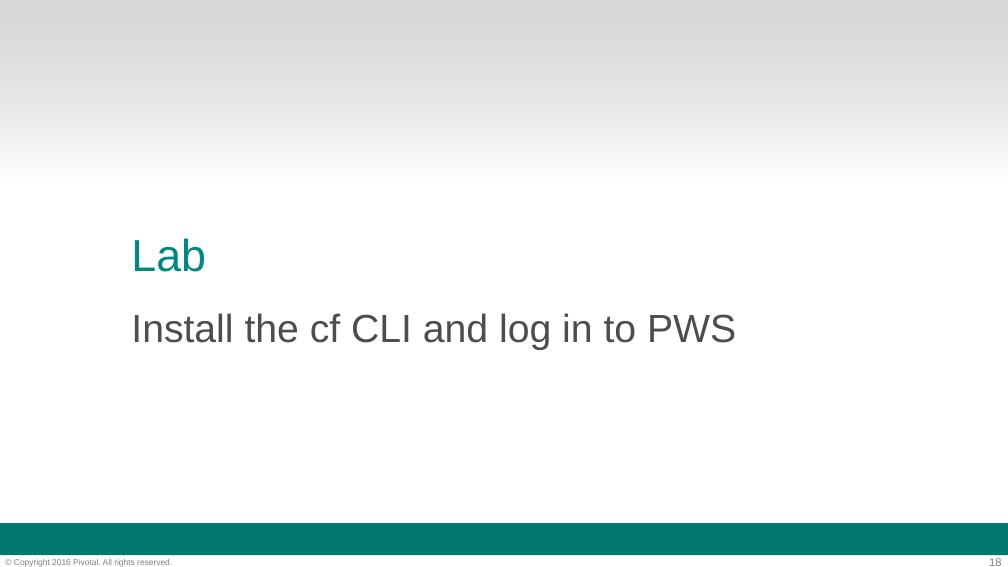
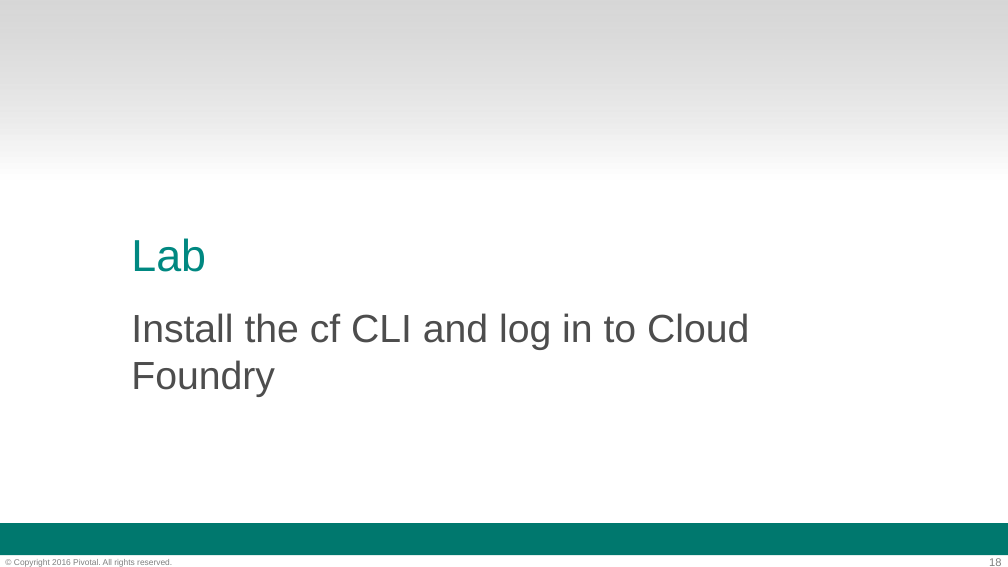
Before and after one commit to codehopper-uk/pcf-workshop, a slide deck: slide 18 of applications/slides/day-1/02-cli.ppt. Drawn at 1008x567 pixels with LibreOffice and Linux fonts; fonts in the diff are those of the drawing; background and template pictures are left out. Boxes give left, top, right and bottom in pixels: in the first picture for what was removed or moved away, otherwise in the second. Text is boxed around its words. In the diff, an @@ line names an element or a change of style, - is before the commit and + after.

```diff
--- a/applications/slides/day-1/02-cli.ppt
+++ b/applications/slides/day-1/02-cli.ppt
@@ subtitle at (131, 313, 749, 397): text changed @@
-Install the cf CLI and log in to PWS
+Install the cf CLI and log in to Cloud Foundry
```
Also in this commit, not shown: 3 other slides changed, 1 other file.
